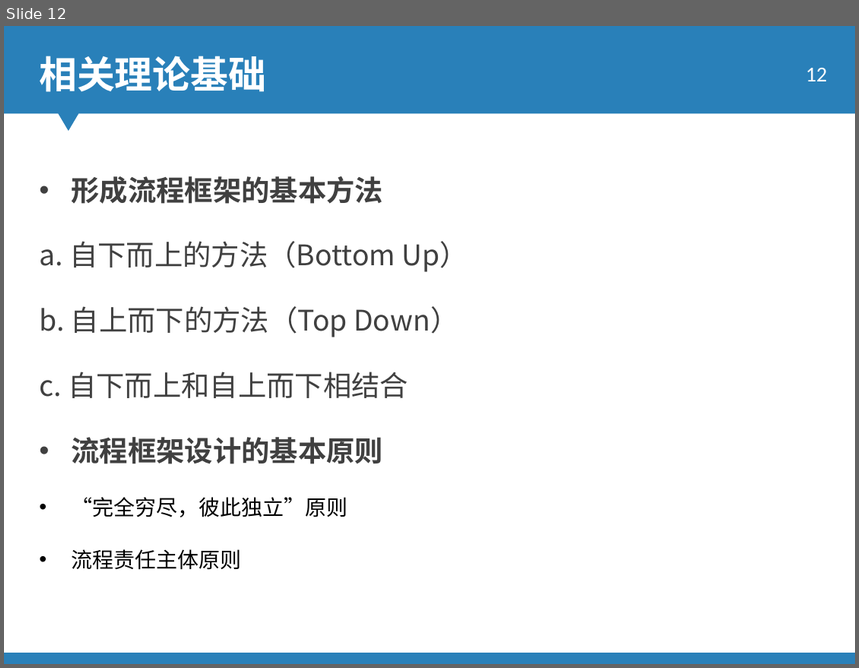
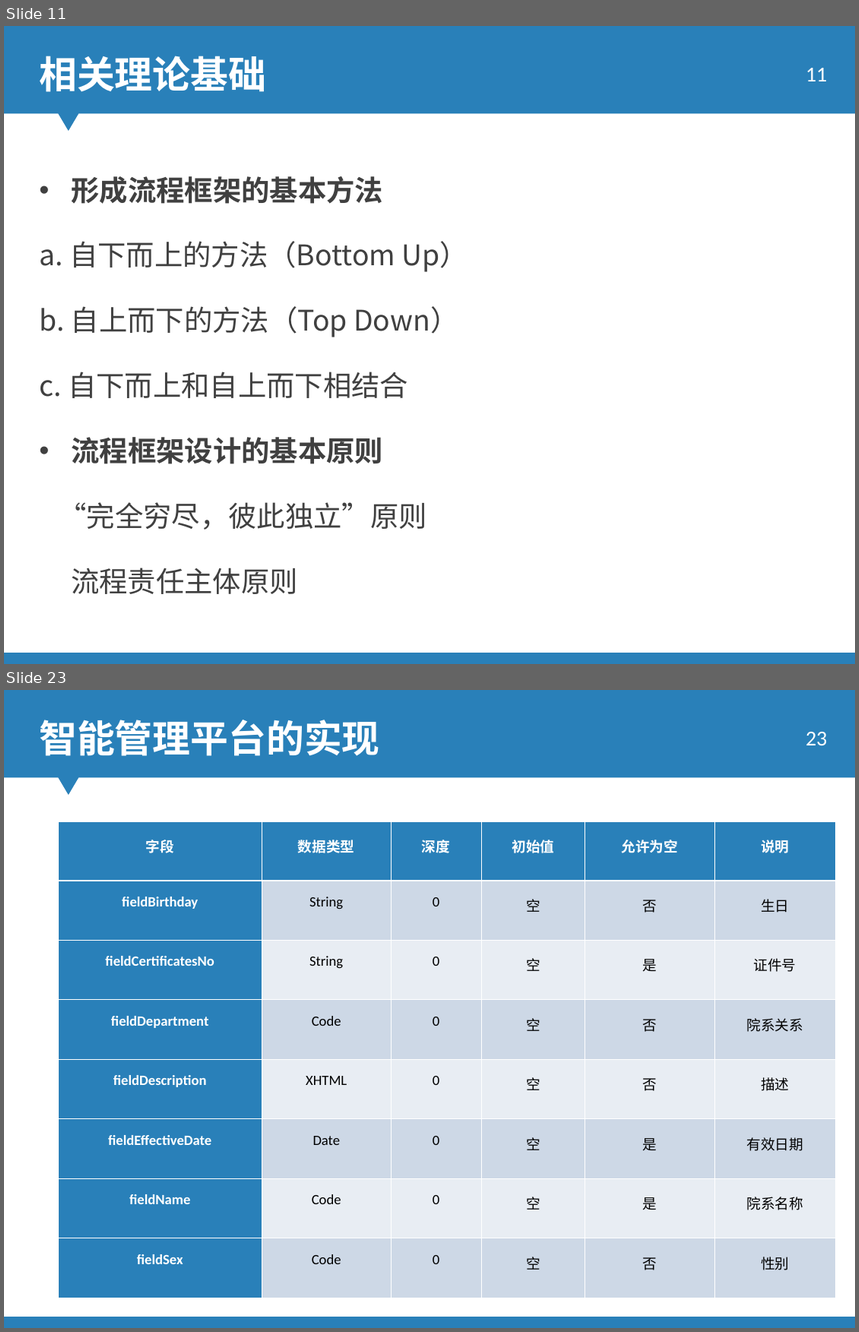
Before and after one commit to ky4910/KimThesis, a slide deck: 答辩_0610_JY.ppt. Shown one above the other, each under a label of ours: slide 12 before the commit, slides 11 and 23 after it; the slides between them are not shown. The pictures are 859x668 and 859x1332 pixels, drawn with LibreOffice and Linux fonts; fonts in the diff are those of the drawing; background and template pictures are left out; a plain dark background stands for a picture behind light text. Boxes give left, top, right and bottom in pixels: in the first picture for what was removed or moved away, otherwise in the second. Text is boxed around its words. In the diff, an @@ line names an element or a change of style, - is before the commit and + after.

```diff
--- a/答辩_0610_JY.ppt
+++ b/答辩_0610_JY.ppt
@@ slide 23 added at (4,690,855,1328), background picture (left out); not listed: 2 template elements that a slide beside it also shows @@
@@ text added at (39,720,379,756), 32 pt, text #FFFFFF, bold @@
+智能管理平台的实现
@@ page number added at (806,732,827,745), 18 pt, text #FFFFFF @@
+23
@@ table added at (59,822,836,1299), 8 rows, 6 columns @@
+字段 | 数据类型 | 深度 | 初始值 | 允许为空 | 说明
+fieldBirthday | String | 0 | 空 | 否 | 生日
+fieldCertificatesNo | String | 0 | 空 | 是 | 证件号
+fieldDepartment | Code | 0 | 空 | 否 | 院系关系
+fieldDescription | XHTML | 0 | 空 | 否 | 描述
+fieldEffectiveDate | Date | 0 | 空 | 是 | 有效日期
+fieldName | Code | 0 | 空 | 是 | 院系名称
+fieldSex | Code | 0 | 空 | 否 | 性别
@@ what was slide 12 is now slide 11 @@
@@ slide 11 changed as well @@
@@ page number at (806,68,827,81): text changed @@
-12
+11
@@ text at (58,503,427,594): size 18 to 24 pt, font Arial to Noto Sans CJK SC, text colour #000000 to #404040 in "“完全穷尽，彼此独立”原则", "流程责任主体原则"; bullet • to none @@
```
Also in this commit, not shown: 5 other slides changed, 19 other slides added, 13 slides removed, 1 other file.
